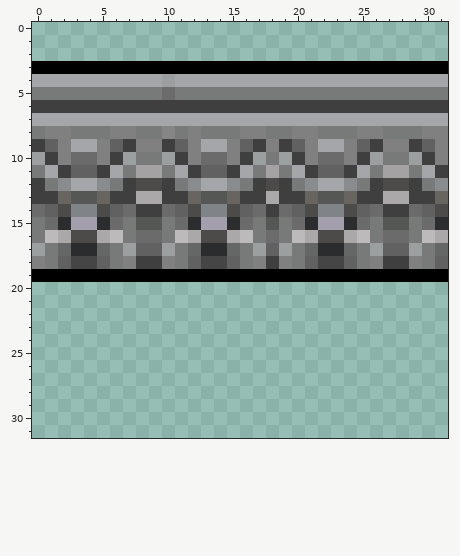
Two versions of one pixel-art sprite, Assets/Sprites/Mur_1.png. Above: the version before the commit.
The file is 32x32 pixels. Colours within 5 levels of each other are drawn and written as one. The old version is drawn lined up with the new one.
After:
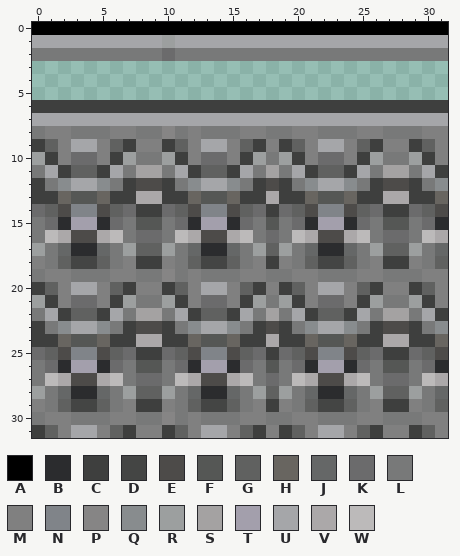
Palette (. is transparent): A #000000  B #2b2c2e  C #3e3f3e  D #444544  E #4d4b49  F #555755  G #606160  H #686560  J #656767  K #6b6b6c  L #787979  M #808080  N #808489  P #868585  Q #888c8e  R #9c9f9f  S #a4a2a2  T #a39fac  U #a5a6a9  V #aba8a9  W #bcbaba
The edit:
{"change": "whole drawing moved by +0,-12 (the old picture is shown already moved)"}
{"y":0,"x":0,"old":"................................","new":"AAAAAAAAAAAAAAAAAAAAAAAAAAAAAAAA"}
{"y":1,"x":0,"old":"................................","new":"UUUUUUUUUURUUUUUUUUUUUUUUUUUUUUU"}
{"y":2,"x":0,"old":"................................","new":"LLLLLLLLLLKLLLLLLLLLLLLLLLLLLLLL"}
{"y":3,"x":0,"old":"AAAAAAAAAAAAAAAAAAAAAAAAAAAAAAAA","new":"................................"}
{"y":4,"x":0,"old":"UUUUUUUUUURUUUUUUUUUUUUUUUUUUUUU","new":"................................"}
{"y":5,"x":0,"old":"LLLLLLLLLLKLLLLLLLLLLLLLLLLLLLLL","new":"................................"}
{"y":19,"x":0,"old":"AAAAAAAAAAAAAAAAAAAAAAAAAAAAAAAA","new":"LMMLLLMMLLPLMLLLMMLLMMLLLMMLLLMM"}
{"y":20,"x":0,"old":"................................","new":"CGMUUMGCMMCGMUUMGCMCGMUUMGCMMCGM"}
{"y":21,"x":0,"old":"................................","new":"RCMKKMCRLLRCMKKMCRLRCMKKMCRLLRCM"}
{"y":22,"x":0,"old":"................................","new":"LUCGGCULSSLUCGGCULSLUCGGCULSSLUC"}
{"y":23,"x":0,"old":"................................","new":"CLQUUQLCEECLQUUQLCECLQUUQLCEECLQ"}
{"y":24,"x":0,"old":"................................","new":"CCHFFHCCVVCCHFFHCCVCCHFFHCCVVCCH"}
{"y":25,"x":0,"old":"................................","new":"KGENNEGKCCKGENNEGKCKGENNEGKCCKGE"}
{"y":26,"x":0,"old":"................................","new":"LKBTTBKLFFLKBTTBKLFLKBTTBKLFFLKB"}
{"y":27,"x":0,"old":"................................","new":"LWVEEVWLKKLWVEEVWLKLWVEEVWLKKLWV"}
{"y":28,"x":0,"old":"................................","new":"RLJBBJLRGGRLJBBJLRGRLJBBJLRGGRLJ"}
{"y":29,"x":0,"old":"................................","new":"MLGDDGLMCCMLGDDGLMCMLGDDGLMCCMLG"}
{"y":30,"x":0,"old":"................................","new":"LMMLLLMMLLPLMLLLMMLLMMLLLMMLLLMM"}
{"y":31,"x":0,"old":"................................","new":"CGMUUMGCMMCGMUUMGCMCGMUUMGCMMCGM"}
{"label":"changed","picture_box":[32,22,448,100]}
{"label":"changed","picture_box":[32,269,448,438]}
